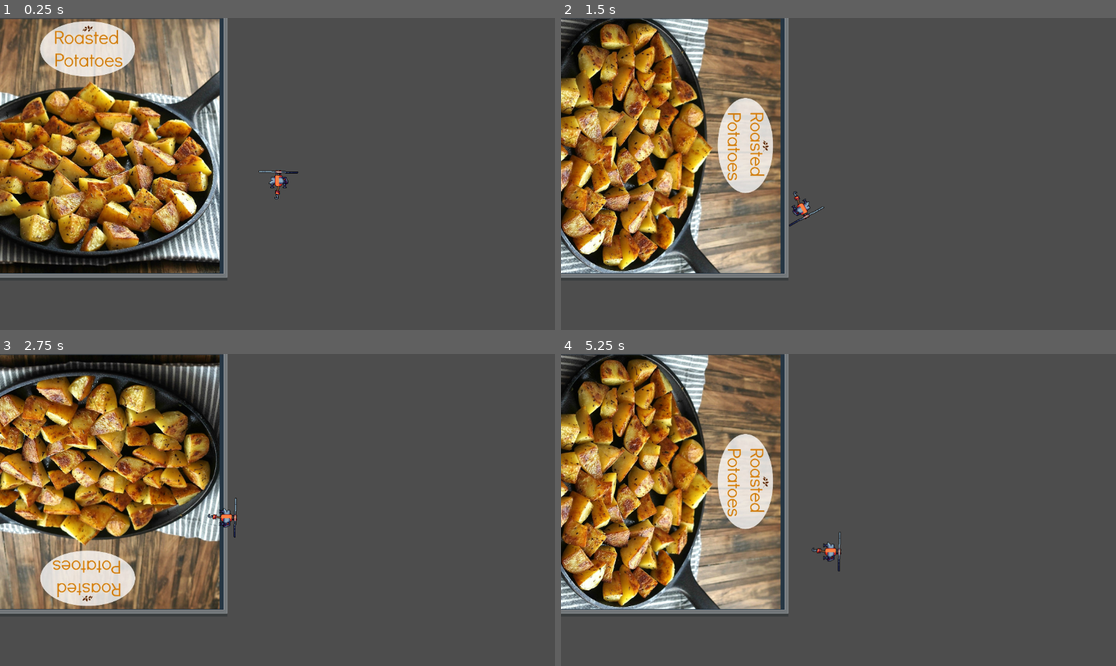
Above: before the commit, frames 1-4 (two rows, left to right).
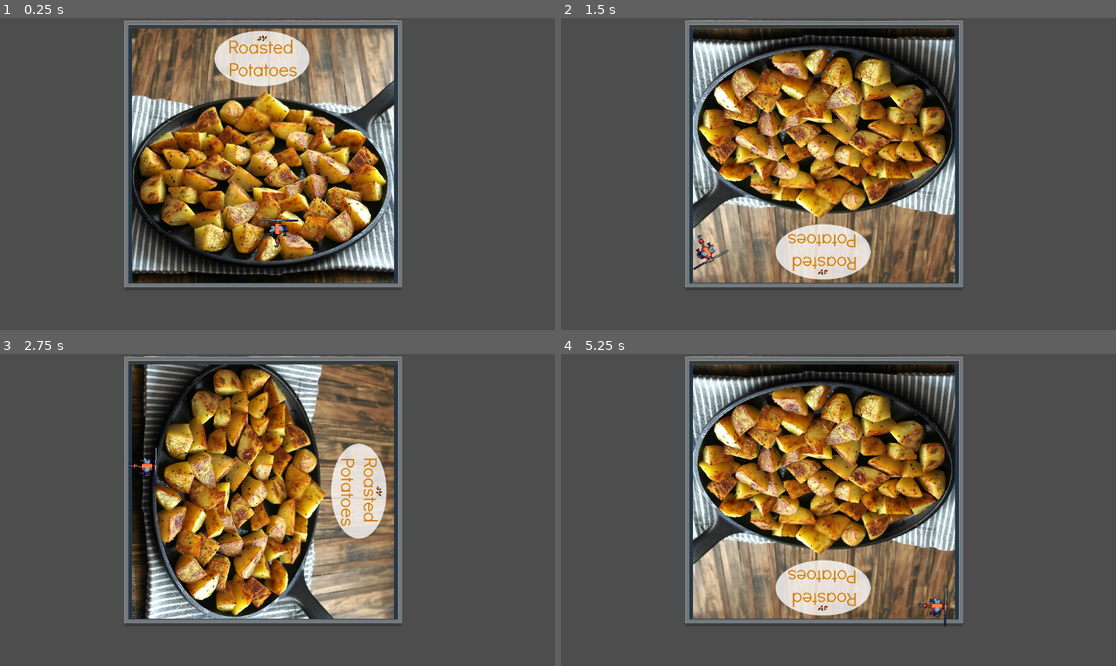
Above: after the commit, the same moments.

Repository: Luna264/gravitygame
Game: Godot game, scene res://node_2d.tscn
Two runs of this game, one before a commit and one after it. Both use one fixed random seed, a clock stepped at 60 frames per second and the inputs below.
Inputs:
- Up to frame 1 (0.25 s): no input
- Up to frame 2 (1.5 s): tap Enter at 0.5 s; hold D (gravRight) 0.53-1.28 s; tap Alt at 0.6 s; hold S (gravDown) from 1.28 s (still down); tap Shift at 1.35 s
- Up to frame 3 (2.75 s): release S (gravDown) at 2.03 s; hold D (gravRight) from 2.03 s (still down); tap Alt at 2.1 s
- Up to frame 4 (5.25 s): release D (gravRight) at 2.78 s; hold W (gravUp) 2.78-3.53 s; tap Shift at 2.85, 4.35 s; hold A (gravLeft) 3.53-5.03 s; tap Alt at 3.6, 5.1 s; hold S (gravDown) from 5.03 s (still down)

The runs differ from the first frame. In frame 1, 59% of the frame differs, in the area x 0-73%, y 0-87%; in frame 2, 58%; in frame 3, 58%; in frame 4, 58%.

Commit message:
drone movement + background movement + collisions

Diff:
--- a/Game/gravitygame/node_2d.gd
+++ b/Game/gravitygame/node_2d.gd
@@ -6,17 +6,26 @@
 	pass # Replace with function body.
 
 func rotate_left():
-	$level/SquareBg.rotation_degrees -= 90
+	$level/SquareBg.rotation_degrees = -90
 
 func rotate_right():
-	$level/SquareBg.rotation_degrees += 90
+	$level/SquareBg.rotation_degrees = 90
 
+func rotate_down():
+	$level/SquareBg.rotation_degrees = 180
+
+func rotate_up():
+	$level/SquareBg.rotation_degrees = 0
 
 func _unhandled_input(event):
 	if Input.is_action_just_pressed("rotate_left"):
 		rotate_left()
 	if Input.is_action_just_pressed("rotate_right"):
 		rotate_right()
+	if Input.is_action_just_pressed("rotate_down"):
+		rotate_down()
+	if Input.is_action_just_pressed("rotate_up"):
+		rotate_up()
 
 # Called every frame. 'delta' is the elapsed time since the previous frame.
 func _process(delta: float) -> void:
--- a/Game/gravitygame/node_2d.tscn
+++ b/Game/gravitygame/node_2d.tscn
@@ -79,17 +79,29 @@
 66:24/0 = 0
 67:24/0 = 0
 76:24/0 = 0
+76:24/0/physics_layer_0/polygon_0/points = PackedVector2Array(-8, -8, 8, -8, 8, 8, -8, 8)
 77:24/0 = 0
+77:24/0/physics_layer_0/polygon_0/points = PackedVector2Array(-8, -8, 8, -8, 8, 8, -8, 8)
 78:24/0 = 0
+78:24/0/physics_layer_0/polygon_0/points = PackedVector2Array(-8, -8, 8, -8, 8, 8, -8, 8)
 79:24/0 = 0
+79:24/0/physics_layer_0/polygon_0/points = PackedVector2Array(-8, -8, 8, -8, 8, 8, -8, 8)
 80:24/0 = 0
+80:24/0/physics_layer_0/polygon_0/points = PackedVector2Array(-8, -8, 8, -8, 8, 8, -8, 8)
 81:24/0 = 0
+81:24/0/physics_layer_0/polygon_0/points = PackedVector2Array(-8, -8, 8, -8, 8, 8, -8, 8)
 82:24/0 = 0
+82:24/0/physics_layer_0/polygon_0/points = PackedVector2Array(-8, -8, 8, -8, 8, 8, -8, 8)
 83:24/0 = 0
+83:24/0/physics_layer_0/polygon_0/points = PackedVector2Array(-8, -8, 8, -8, 8, 8, -8, 8)
 84:24/0 = 0
+84:24/0/physics_layer_0/polygon_0/points = PackedVector2Array(-8, -8, 8, -8, 8, 8, -8, 8)
 85:24/0 = 0
+85:24/0/physics_layer_0/polygon_0/points = PackedVector2Array(-8, -8, 8, -8, 8, 8, -8, 8)
 86:24/0 = 0
+86:24/0/physics_layer_0/polygon_0/points = PackedVector2Array(-8, -8, 8, -8, 8, 8, -8, 8)
 87:24/0 = 0
+87:24/0/physics_layer_0/polygon_0/points = PackedVector2Array(-8, -8, 8, -8, 8, 8, -8, 8)
 1:25/0 = 0
 2:25/0 = 0
 5:25/0 = 0
@@ -136,7 +148,9 @@
 66:25/0 = 0
 67:25/0 = 0
 76:25/0 = 0
+76:25/0/physics_layer_0/polygon_0/points = PackedVector2Array(-8, -8, 8, -8, 8, 8, -8, 8)
 77:25/0 = 0
+77:25/0/physics_layer_0/polygon_0/points = PackedVector2Array(-8, -8, 8, -8, 8, 8, -8, 8)
 78:25/0 = 0
 79:25/0 = 0
 80:25/0 = 0
@@ -147,6 +161,7 @@
 85:25/0 = 0
 86:25/0 = 0
 87:25/0 = 0
+87:25/0/physics_layer_0/polygon_0/points = PackedVector2Array(-8, -8, 8, -8, 8, 8, -8, 8)
 1:26/0 = 0
 2:26/0 = 0
 5:26/0 = 0
@@ -193,8 +208,10 @@
 66:26/0 = 0
 67:26/0 = 0
 76:26/0 = 0
+76:26/0/physics_layer_0/polygon_0/points = PackedVector2Array(-8, -8, 8, -8, 8, 8, -8, 8)
 77:26/0 = 0
 78:26/0 = 0
+78:26/0/physics_layer_0/polygon_0/points = PackedVector2Array(-8, -8, 8, -8, 8, 8, -8, 8)
 79:26/0 = 0
 80:26/0 = 0
 81:26/0 = 0
@@ -204,6 +221,7 @@
 85:26/0 = 0
 86:26/0 = 0
 87:26/0 = 0
+87:26/0/physics_layer_0/polygon_0/points = PackedVector2Array(-8, -8, 8, -8, 8, 8, -8, 8)
 5:27/0 = 0
 8:27/0 = 0
 9:27/0 = 0
@@ -243,9 +261,11 @@
 66:27/0 = 0
 67:27/0 = 0
 76:27/0 = 0
+76:27/0/physics_layer_0/polygon_0/points = PackedVector2Array(-8, -8, 8, -8, 8, 8, -8, 8)
 77:27/0 = 0
 78:27/0 = 0
 79:27/0 = 0
+79:27/0/physics_layer_0/polygon_0/points = PackedVector2Array(-8, -8, 8, -8, 8, 8, -8, 8)
 80:27/0 = 0
 81:27/0 = 0
 82:27/0 = 0
@@ -254,6 +274,7 @@
 85:27/0 = 0
 86:27/0 = 0
 87:27/0 = 0
+87:27/0/physics_layer_0/polygon_0/points = PackedVector2Array(-8, -8, 8, -8, 8, 8, -8, 8)
 5:28/0 = 0
 6:28/0 = 0
 7:28/0 = 0
@@ -294,13 +315,16 @@
 62:28/0 = 0
 64:28/0 = 0
 76:28/0 = 0
+76:28/0/physics_layer_0/polygon_0/points = PackedVector2Array(-8, -8, 8, -8, 8, 8, -8, 8)
 77:28/0 = 0
 78:28/0 = 0
 79:28/0 = 0
+79:28/0/physics_layer_0/polygon_0/points = PackedVector2Array(-8, -8, 8, -8, 8, 8, -8, 8)
 84:28/0 = 0
 85:28/0 = 0
 86:28/0 = 0
 87:28/0 = 0
+87:28/0/physics_layer_0/polygon_0/points = PackedVector2Array(-8, -8, 8, -8, 8, 8, -8, 8)
 1:29/0 = 0
 2:29/0 = 0
 5:29/0 = 0
@@ -342,6 +366,7 @@
 58:29/0 = 0
 59:29/0 = 0
 76:29/0 = 0
+76:29/0/physics_layer_0/polygon_0/points = PackedVector2Array(-8, -8, 8, -8, 8, 8, -8, 8)
 77:29/0 = 0
 78:29/0 = 0
 79:29/0 = 0
@@ -349,6 +374,7 @@
 85:29/0 = 0
 86:29/0 = 0
 87:29/0 = 0
+87:29/0/physics_layer_0/polygon_0/points = PackedVector2Array(-8, -8, 8, -8, 8, 8, -8, 8)
 1:30/0 = 0
 2:30/0 = 0
 5:30/0 = 0
@@ -390,6 +416,7 @@
 58:30/0 = 0
 59:30/0 = 0
 76:30/0 = 0
+76:30/0/physics_layer_0/polygon_0/points = PackedVector2Array(-8, -8, 8, -8, 8, 8, -8, 8)
 77:30/0 = 0
 78:30/0 = 0
 79:30/0 = 0
@@ -397,6 +424,7 @@
 85:30/0 = 0
 86:30/0 = 0
 87:30/0 = 0
+87:30/0/physics_layer_0/polygon_0/points = PackedVector2Array(-8, -8, 8, -8, 8, 8, -8, 8)
 5:31/0 = 0
 8:31/0 = 0
 9:31/0 = 0
@@ -431,6 +459,7 @@
 58:31/0 = 0
 59:31/0 = 0
 76:31/0 = 0
+76:31/0/physics_layer_0/polygon_0/points = PackedVector2Array(-8, -8, 8, -8, 8, 8, -8, 8)
 77:31/0 = 0
 78:31/0 = 0
 79:31/0 = 0
@@ -438,6 +467,7 @@
 85:31/0 = 0
 86:31/0 = 0
 87:31/0 = 0
+87:31/0/physics_layer_0/polygon_0/points = PackedVector2Array(-8, -8, 8, -8, 8, 8, -8, 8)
 5:32/0 = 0
 6:32/0 = 0
 7:32/0 = 0
@@ -489,7 +519,9 @@
 73:32/0 = 0
 74:32/0 = 0
 75:32/0 = 0
+75:32/0/physics_layer_0/polygon_0/points = PackedVector2Array(-8, -8, 8, -8, 8, 8, -8, 8)
 76:32/0 = 0
+76:32/0/physics_layer_0/polygon_0/points = PackedVector2Array(-8, -8, 8, -8, 8, 8, -8, 8)
 77:32/0 = 0
 78:32/0 = 0
 79:32/0 = 0
@@ -497,10 +529,13 @@
 81:32/0 = 0
 82:32/0 = 0
 83:32/0 = 0
+83:32/0/physics_layer_0/polygon_0/points = PackedVector2Array(-8, -8, 8, -8, 8, 8, -8, 8)
 84:32/0 = 0
 85:32/0 = 0
 86:32/0 = 0
+86:32/0/physics_layer_0/polygon_0/points = PackedVector2Array(-8, -8, 8, -8, 8, 8, -8, 8)
 87:32/0 = 0
+87:32/0/physics_layer_0/polygon_0/points = PackedVector2Array(-8, -8, 8, -8, 8, 8, -8, 8)
 1:33/0 = 0
 2:33/0 = 0
 5:33/0 = 0
@@ -554,6 +589,7 @@
 74:33/0 = 0
 75:33/0 = 0
 76:33/0 = 0
+76:33/0/physics_layer_0/polygon_0/points = PackedVector2Array(-8, -8, 8, -8, 8, 8, -8, 8)
 77:33/0 = 0
 78:33/0 = 0
 79:33/0 = 0
@@ -562,9 +598,12 @@
 82:33/0 = 0
 83:33/0 = 0
 84:33/0 = 0
+84:33/0/physics_layer_0/polygon_0/points = PackedVector2Array(-8, -8, 8, -8, 8, 8, -8, 8)
 85:33/0 = 0
 86:33/0 = 0
+86:33/0/physics_layer_0/polygon_0/points = PackedVector2Array(-8, -8, 8, -8, 8, 8, -8, 8)
 87:33/0 = 0
+87:33/0/physics_layer_0/polygon_0/points = PackedVector2Array(-8, -8, 8, -8, 8, 8, -8, 8)
 1:34/0 = 0
 2:34/0 = 0
 5:34/0 = 0
@@ -618,17 +657,28 @@
 74:34/0 = 0
 75:34/0 = 0
 76:34/0 = 0
+76:34/0/physics_layer_0/polygon_0/points = PackedVector2Array(-8, -8, 8, -8, 8, 8, -8, 8)
 77:34/0 = 0
+77:34/0/physics_layer_0/polygon_0/points = PackedVector2Array(-8, -8, 8, -8, 8, 8, -8, 8)
 78:34/0 = 0
+78:34/0/physics_layer_0/polygon_0/points = PackedVector2Array(-8, -8, 8, -8, 8, 8, -8, 8)
 79:34/0 = 0
+79:34/0/physics_layer_0/polygon_0/points = PackedVector2Array(-8, -8, 8, -8, 8, 8, -8, 8)
 80:34/0 = 0
+80:34/0/physics_layer_0/polygon_0/points = PackedVector2Array(-8, -8, 8, -8, 8, 8, -8, 8)
 81:34/0 = 0
+81:34/0/physics_layer_0/polygon_0/points = PackedVector2Array(-8, -8, 8, -8, 8, 8, -8, 8)
 82:34/0 = 0
+82:34/0/physics_layer_0/polygon_0/points = PackedVector2Array(-8, -8, 8, -8, 8, 8, -8, 8)
 83:34/0 = 0
+83:34/0/physics_layer_0/polygon_0/points = PackedVector2Array(-8, -8, 8, -8, 8, 8, -8, 8)
 84:34/0 = 0
 85:34/0 = 0
+85:34/0/physics_layer_0/polygon_0/points = PackedVector2Array(-8, -8, 8, -8, 8, 8, -8, 8)
 86:34/0 = 0
+86:34/0/physics_layer_0/polygon_0/points = PackedVector2Array(-8, -8, 8, -8, 8, 8, -8, 8)
 87:34/0 = 0
+87:34/0/physics_layer_0/polygon_0/points = PackedVector2Array(-8, -8, 8, -8, 8, 8, -8, 8)
 5:35/0 = 0
 8:35/0 = 0
 9:35/0 = 0
@@ -674,17 +724,29 @@
 74:35/0 = 0
 75:35/0 = 0
 76:35/0 = 0
+76:35/0/physics_layer_0/polygon_0/points = PackedVector2Array(-8, -8, 8, -8, 8, 8, -8, 8)
 77:35/0 = 0
+77:35/0/physics_layer_0/polygon_0/points = PackedVector2Array(-8, -8, 8, -8, 8, 8, -8, 8)
 78:35/0 = 0
+78:35/0/physics_layer_0/polygon_0/points = PackedVector2Array(-8, -8, 8, -8, 8, 8, -8, 8)
 79:35/0 = 0
+79:35/0/physics_layer_0/polygon_0/points = PackedVector2Array(-8, -8, 8, -8, 8, 8, -8, 8)
 80:35/0 = 0
+80:35/0/physics_layer_0/polygon_0/points = PackedVector2Array(-8, -8, 8, -8, 8, 8, -8, 8)
 81:35/0 = 0
+81:35/0/physics_layer_0/polygon_0/points = PackedVector2Array(-8, -8, 8, -8, 8, 8, -8, 8)
 82:35/0 = 0
+82:35/0/physics_layer_0/polygon_0/points = PackedVector2Array(-8, -8, 8, -8, 8, 8, -8, 8)
 83:35/0 = 0
+83:35/0/physics_layer_0/polygon_0/points = PackedVector2Array(-8, -8, 8, -8, 8, 8, -8, 8)
 84:35/0 = 0
+84:35/0/physics_layer_0/polygon_0/points = PackedVector2Array(-8, -8, 8, -8, 8, 8, -8, 8)
 85:35/0 = 0
+85:35/0/physics_layer_0/polygon_0/points = PackedVector2Array(-8, -8, 8, -8, 8, 8, -8, 8)
 86:35/0 = 0
+86:35/0/physics_layer_0/polygon_0/points = PackedVector2Array(-8, -8, 8, -8, 8, 8, -8, 8)
 87:35/0 = 0
+87:35/0/physics_layer_0/polygon_0/points = PackedVector2Array(-8, -8, 8, -8, 8, 8, -8, 8)
 5:36/0 = 0
 6:36/0 = 0
 7:36/0 = 0
@@ -735,8 +797,11 @@
 77:36/0 = 0
 78:36/0 = 0
 79:36/0 = 0
+79:36/0/physics_layer_0/polygon_0/points = PackedVector2Array(-8, -8, 8, -8, 8, 8, -8, 8)
 80:36/0 = 0
+80:36/0/physics_layer_0/polygon_0/points = PackedVector2Array(-8, -8, 8, -8, 8, 8, -8, 8)
 81:36/0 = 0
+81:36/0/physics_layer_0/polygon_0/points = PackedVector2Array(-8, -8, 8, -8, 8, 8, -8, 8)
 82:36/0 = 0
 83:36/0 = 0
 84:36/0 = 0
@@ -1832,6 +1897,7 @@
 43:67/0 = 0
 
 [sub_resource type="TileSet" id="TileSet_kdubu"]
+physics_layer_0/collision_layer = 1
 sources/1 = SubResource("TileSetAtlasSource_q6r6c")
 
 [node name="gravityflip" type="Node2D"]
@@ -1849,4 +1915,4 @@
 tile_set = SubResource("TileSet_kdubu")
 
 [node name="drone test" parent="." instance=ExtResource("5_kdubu")]
-position = Vector2(984, 370)
+position = Vector2(622, 350)
--- a/Game/gravitygame/project.godot
+++ b/Game/gravitygame/project.godot
@@ -39,6 +39,12 @@
 , Object(InputEventKey,"resource_local_to_scene":false,"resource_name":"","device":-1,"window_id":0,"alt_pressed":false …(183 unchanged characters)…
 ]
 }
+rotate_up={
+"deadzone": 0.2,
+"events": [Object(InputEventKey,"resource_local_to_scene":false,"resource_name":"","device":-1,"window_id":0,"alt_pressed":false,"shift_pressed":false,"ctrl_pressed":false,"meta_pressed":false,"pressed":false,"keycode":0,"physical_keycode":4194320,"key_label":0,"unicode":0,"location":0,"echo":false,"script":null)
+, Object(InputEventKey,"resource_local_to_scene":false,"resource_name":"","device":-1,"window_id":0,"alt_pressed":false,"shift_pressed":false,"ctrl_pressed":false,"meta_pressed":false,"pressed":false,"keycode":0,"physical_keycode":87,"key_label":0,"unicode":119,"location":0,"echo":false,"script":null)
+]
+}
 gravUp={
 "deadzone": 0.2,
 "events": [Object(InputEventKey,"resource_local_to_scene":false,"resource_name":"","device":-1,"window_id":0,"alt_press …(192 unchanged characters)…
--- a/Game/gravitygame/temp drone/drone.gd
+++ b/Game/gravitygame/temp drone/drone.gd
@@ -4,7 +4,7 @@
 
 func rotate_left():
 	var tween = create_tween()
-	tween.tween_property(self, "rotation_degrees", 270, 0.3)
+	tween.tween_property(self, "rotation_degrees", -90, 0.3)
 
 func rotate_right():
 	var tween = create_tween()
@@ -21,7 +21,7 @@
 
 func _physics_process(delta):
 	var direction = Vector2.UP.rotated(rotation)
-	velocity = direction * -100
+	velocity = direction * -500
 	if Input.is_action_just_pressed("gravLeft"):
 		rotate_left()
 	if Input.is_action_just_pressed("gravRight"):
Not shown: 1 places in Game/gravitygame/AAAAA.tscn that only renumber resources
